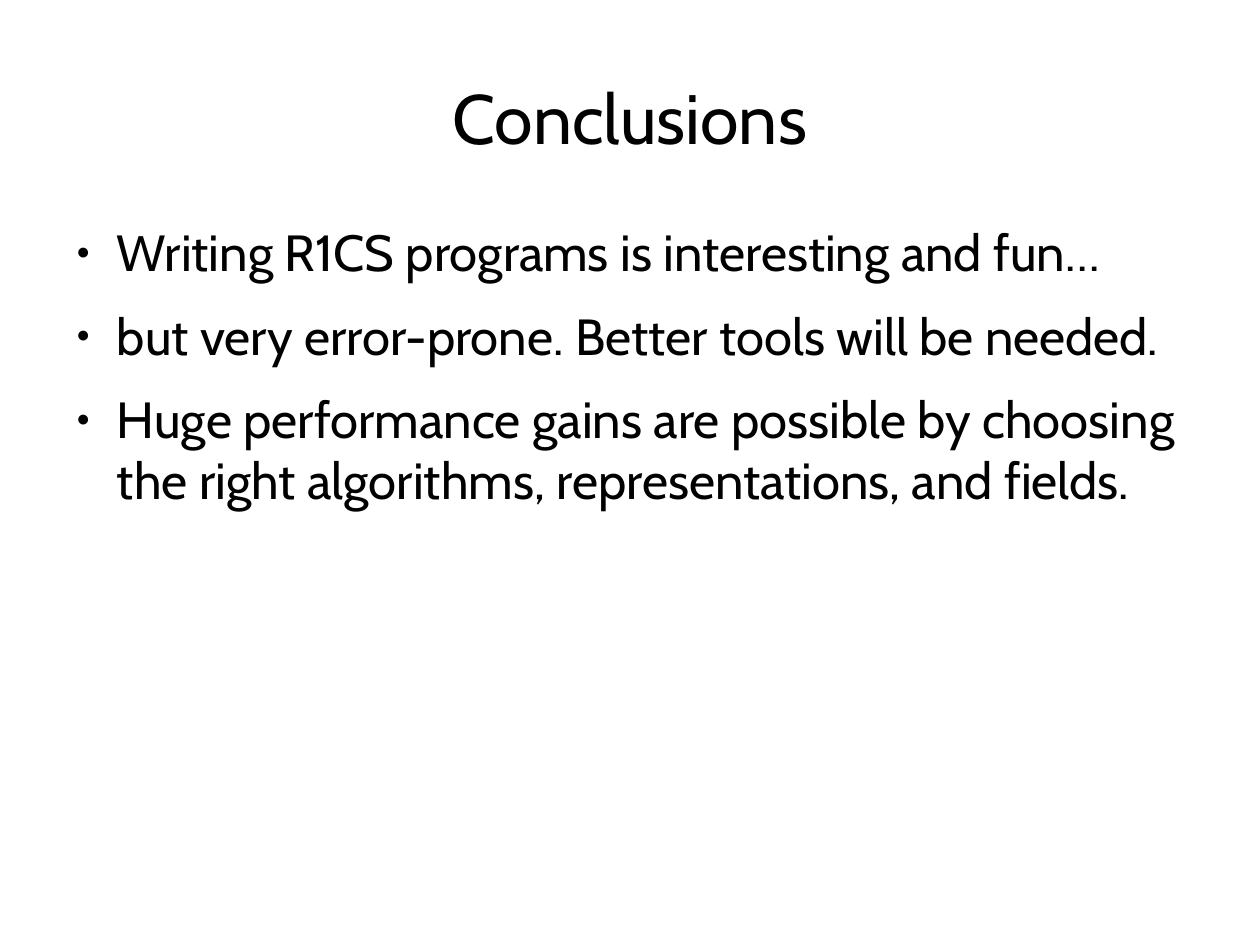
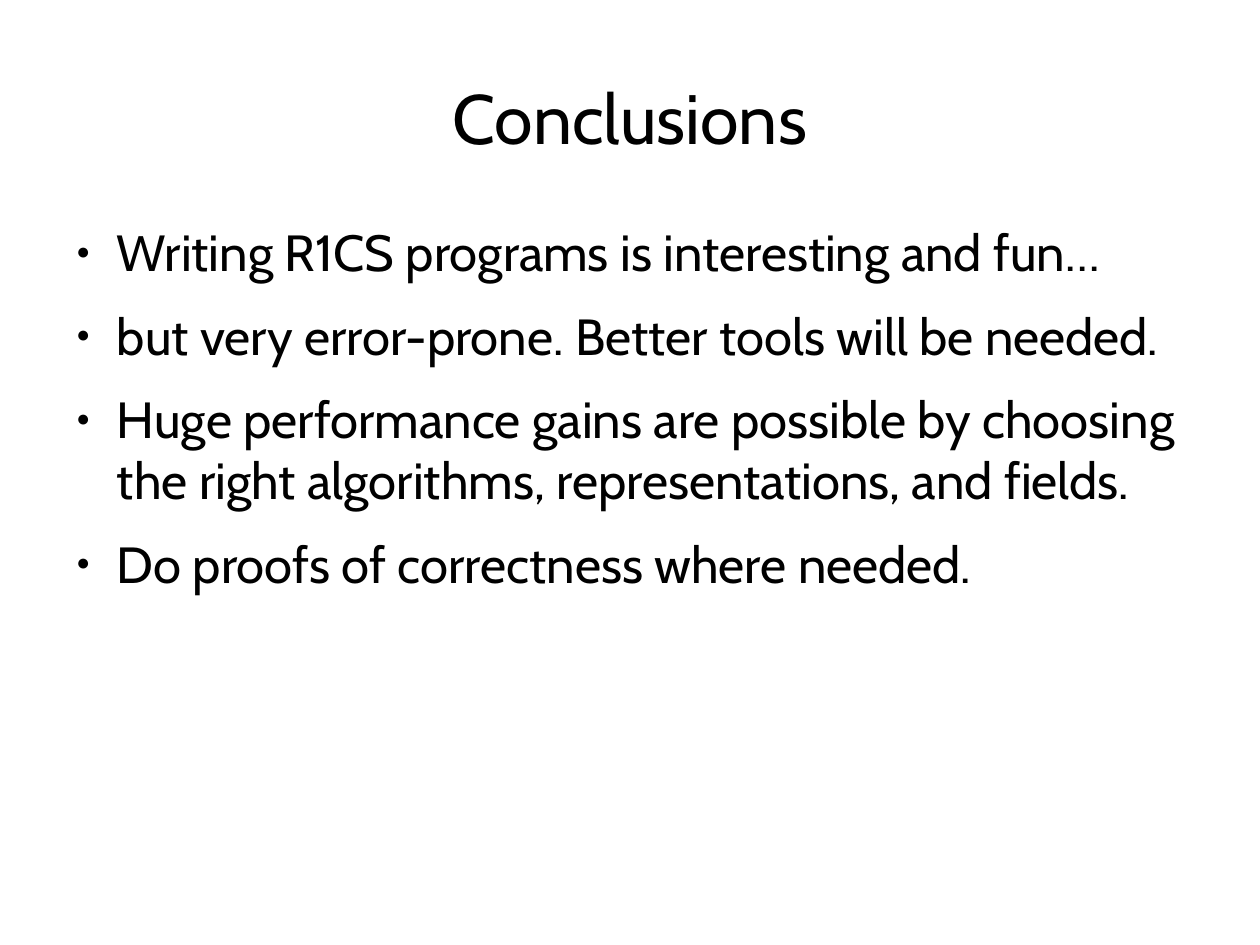
Before and after one commit to daira/zcon0, a slide deck: slide 29 of zkproofs.odp (slide 26 before the commit). Drawn at 1260x945 pixels with LibreOffice and Linux fonts; fonts in the diff are those of the drawing. Boxes give left, top, right and bottom in pixels: in the first picture for what was removed or moved away, otherwise in the second. Text is boxed around its words. In the diff, an @@ line names an element or a change of style, - is before the commit and + after.

```diff
--- a/zkproofs.odp
+++ b/zkproofs.odp
@@ text at (117, 545, 971, 594): paragraph added @@
+● Do proofs of correctness where needed.
```
Also in this commit, not shown: 7 other slides changed, 6 slides added, 1 other file.
